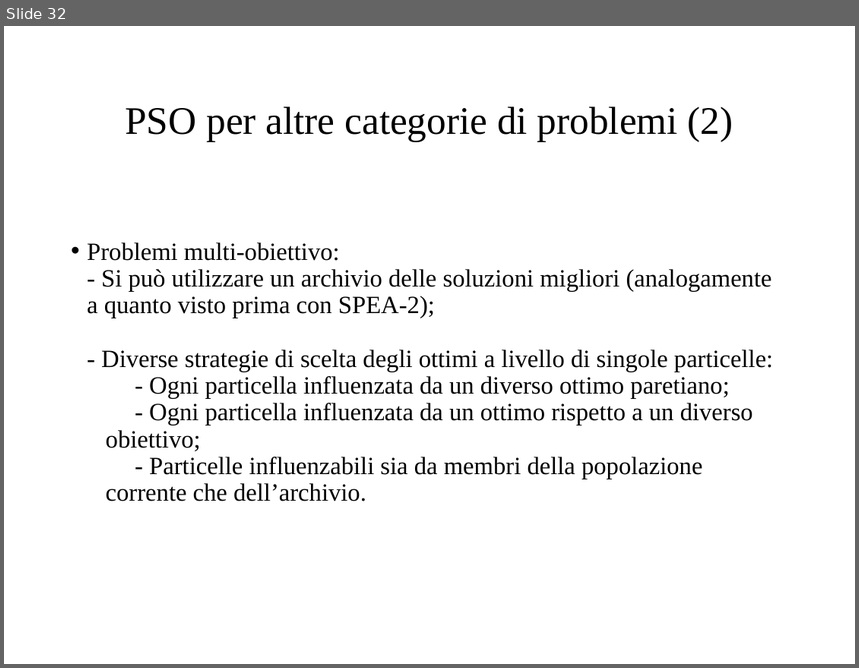
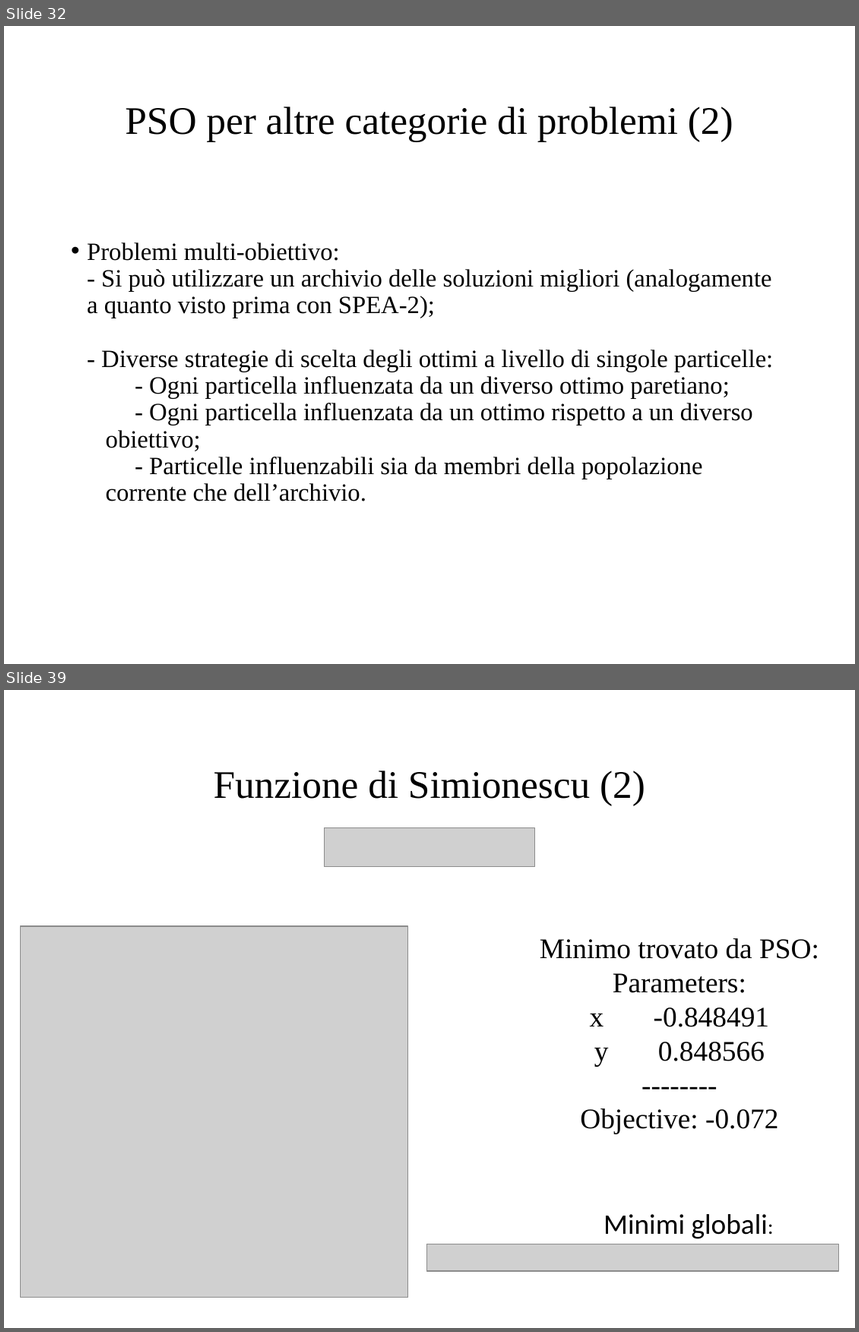
Before and after one commit to micferr/OptimizationProject, a slide deck: Presentation/Presentazione.pptx. Shown one above the other, each under a label of ours: slide 32 before the commit, slides 32 and 39 after it; the slides between them are not shown. The pictures are 859x668 and 859x1332 pixels, drawn with LibreOffice and Linux fonts; fonts in the diff are those of the drawing; grey boxes stand for pictures. Boxes give left, top, right and bottom in pixels: in the first picture for what was removed or moved away, otherwise in the second. Text is boxed around its words. In the diff, an @@ line names an element or a change of style, - is before the commit and + after.

```diff
--- a/Presentation/Presentazione.pptx
+++ b/Presentation/Presentazione.pptx
@@ slide 39 added at <box>4,690,855,1328</box>, background #FFFFFF @@
@@ title added at <box>214,771,645,806</box>, 33 pt, text #000000 @@
+Funzione di Simionescu (2)
@@ picture added at <box>324,828,534,867</box> @@
@@ picture added at <box>20,926,408,1298</box> @@
@@ text added at <box>540,939,819,1135</box>, 24 pt, text #000000 @@
+Minimo trovato da PSO:
+Parameters:
+x -0.848491
+y 0.848566
+--------
+Objective: -0.072
@@ text added at <box>604,1214,768,1239</box>, 24 pt, text #000000 @@
+Minimi globali:
@@ picture added at <box>427,1245,840,1271</box> @@
```
Also in this commit, not shown: 1 slide changed, 8 other slides added, 1 slide removed.
